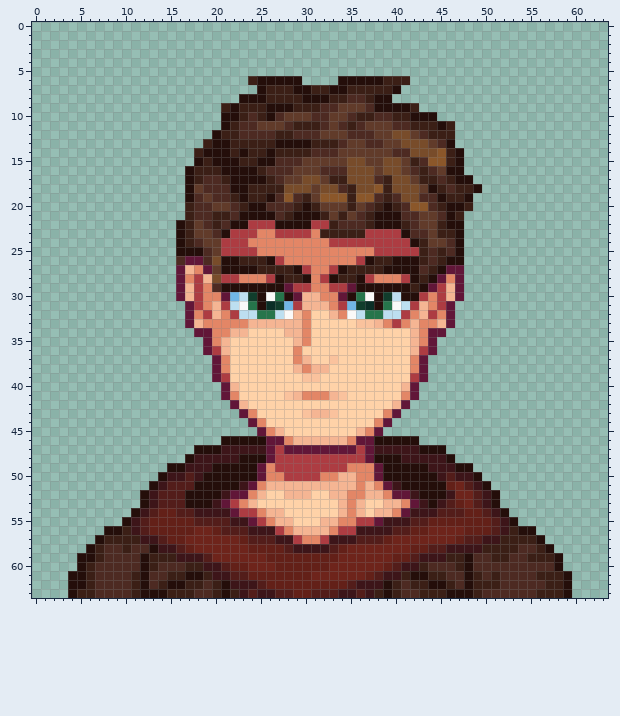
Two states of a pixel-art file, src/concept/sprite/amadixportrait.aseprite. The picture above was drawn from the file before the commit.
64x64 pixels, 1 frame. Colours within 5 levels of each other are drawn and written as one.
The same view after the edit:
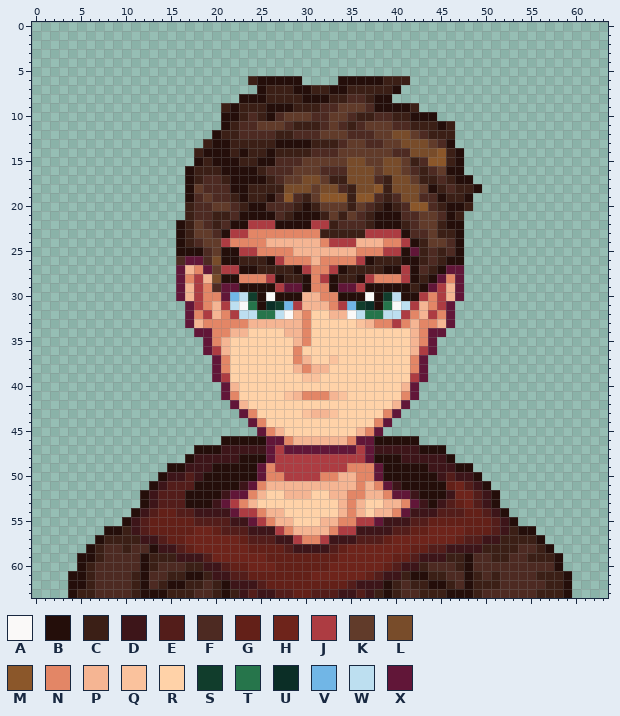
Palette (. is transparent): A #faf9f8  B #240e0a  C #3b1f16  D #3d1519  E #531d1a  F #4d2a22  G #632018  H #6e241b  J #ad3c42  K #613b2a  L #784c2a  M #8b572a  N #e38666  P #f5b593  Q #fac29d  R #ffd2a8  S #113d2c  T #26754b  U #0b2e26  V #71b6e6  W #bddff0  X #611638
The exact change:
layer "normal" added
layer "angry" added
layer "Layer 1" removed
Layer "angry":
y 23: x 24 J -> N; x 27..30 JJJJ -> NNNN
y 24: x 22..23 JJ -> NN; x 26..31 NNNNNN -> PPPPPP; x 36..40 JJJJJ -> PPPNN
y 25: x 21..22 JJ -> BB; x 29..35 NNNNNNN -> PPPPPPP; x 38 J -> N; x 41..42 JJ -> BX
y 26: x 31 N -> P; x 40 B -> C
y 27: x 21..22 BB -> JJ; x 41 B -> J
y 28: x 21..22 JJ -> BB
y 29: x 21..22 BB -> XX; x 27 B -> J; x 29..30 JJ -> XB; x 33..34 JJ -> BX; x 36 B -> J
y 30: x 27 T -> B; x 29 X -> B; x 34 X -> B; x 36 T -> B
y 32: x 34 N -> P
y 33: x 37..38 QP -> PN
Boxes around the changes in both pictures, in picture pixels (x1, y1, x2, y2):
changed: (221, 229, 419, 328)
